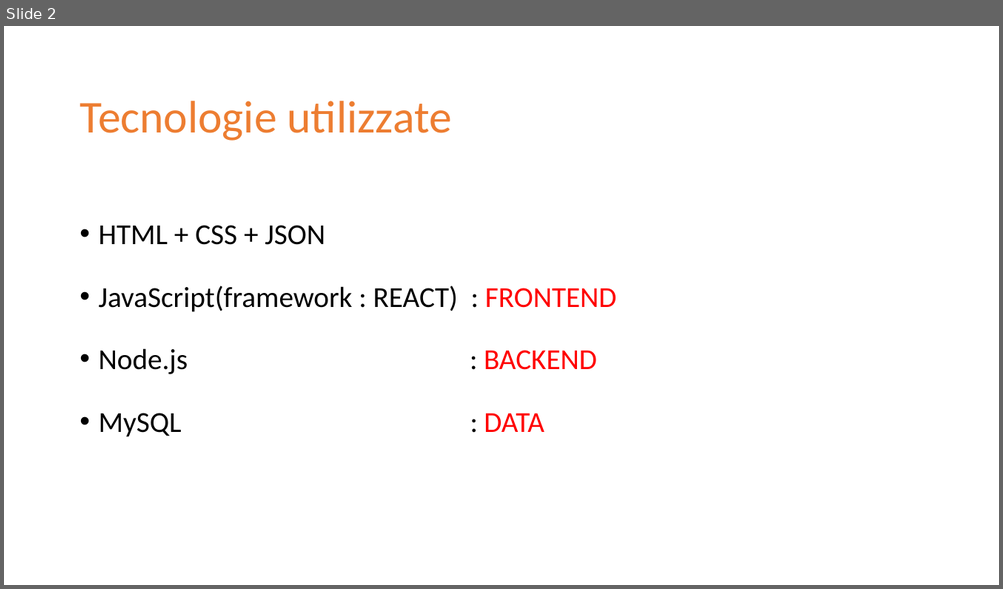
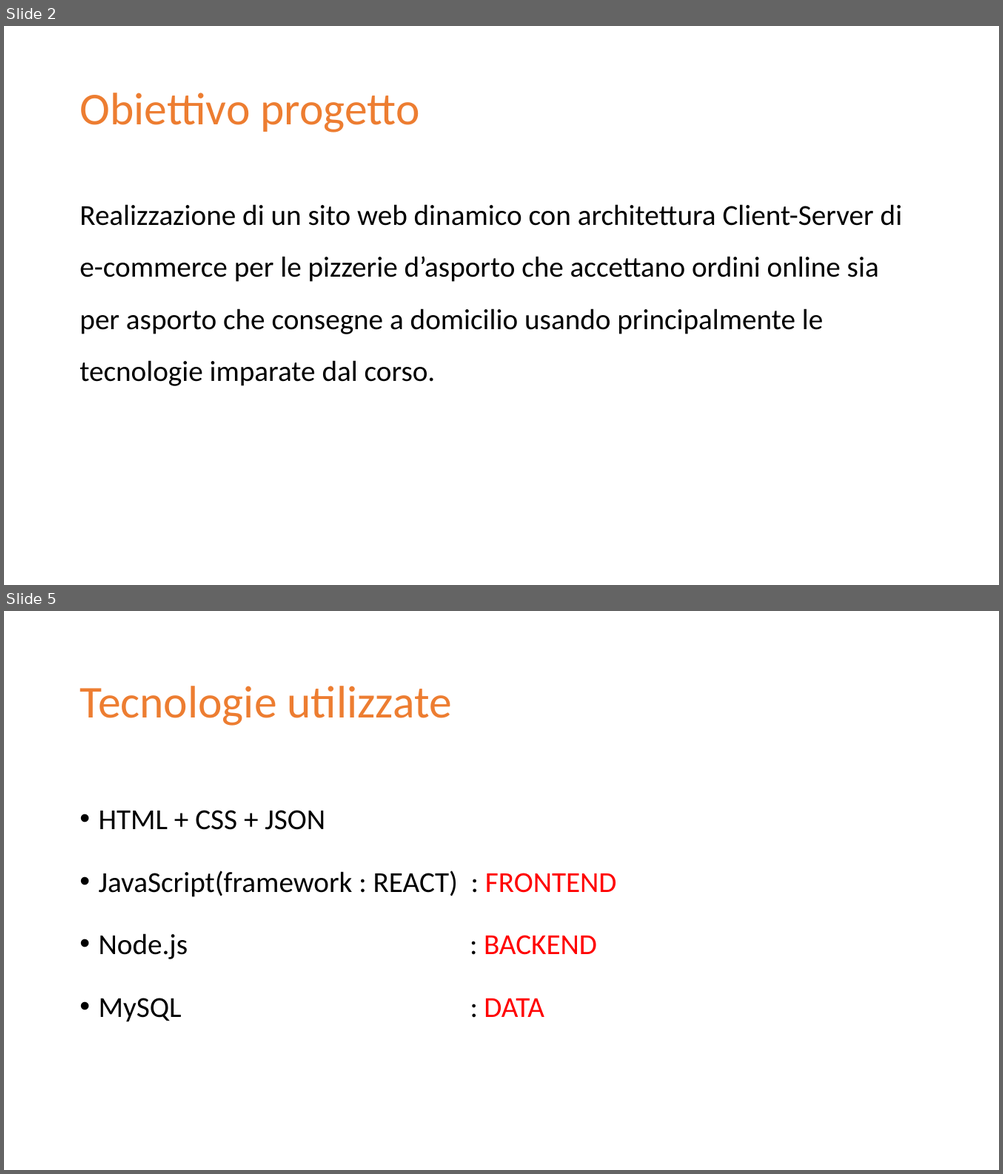
Before and after one commit to WengAnqing/Progetto-IT, a slide deck: Progetto IT.pptx. Shown one above the other, each under a label of ours: slide 2 before the commit, slides 2 and 5 after it; the slides between them are not shown. The pictures are 1003x589 and 1003x1174 pixels, drawn with LibreOffice and Linux fonts; fonts in the diff are those of the drawing. Boxes give left, top, right and bottom in pixels: in the first picture for what was removed or moved away, otherwise in the second. Text is boxed around its words. In the diff, an @@ line names an element or a change of style, - is before the commit and + after.

```diff
--- a/Progetto IT.pptx
+++ b/Progetto IT.pptx
@@ slide 2 added at [4,26,999,585], background #FFFFFF @@
@@ title added at [79,93,419,133], 44 pt, text #ED7D31 @@
+Obiettivo progetto
@@ text added at [79,204,902,386], 28 pt, text #000000 @@
+Realizzazione di un sito web dinamico con architettura Client-Server di e-commerce per le pizzerie d’asporto che accettano ordini online sia per asporto che consegne a domicilio usando principalmente le tecnologie imparate dal corso.
@@ what was slide 2 is now slide 5 @@
```
Also in this commit, not shown: 3 slides changed, 4 other slides added.
